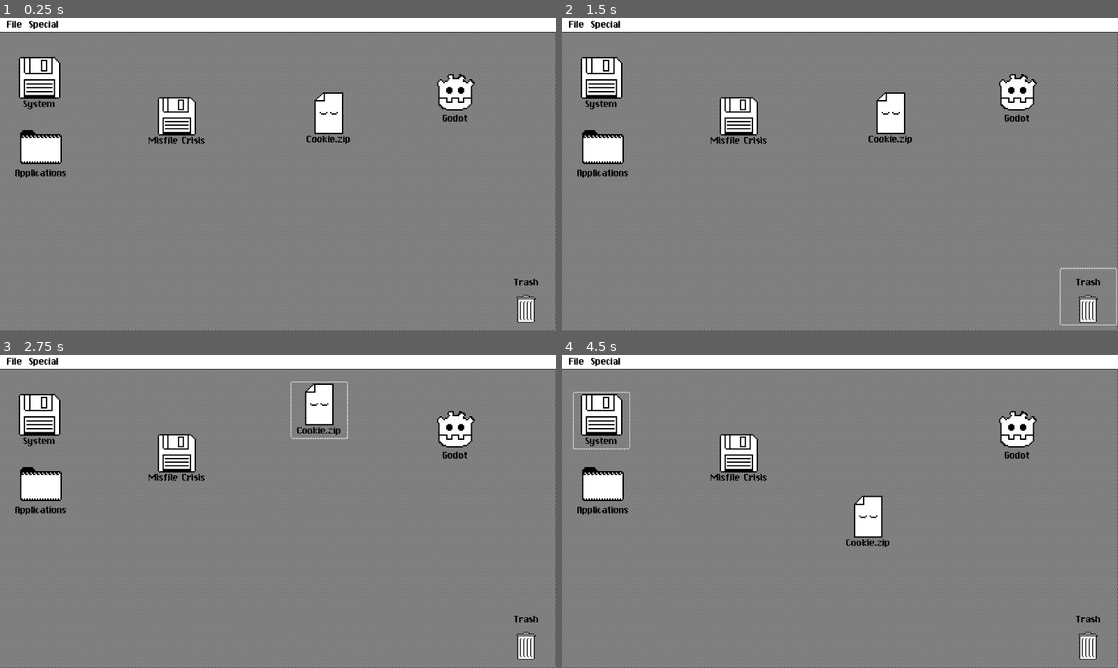
Above: before the commit, frames 1-4 (two rows, left to right).
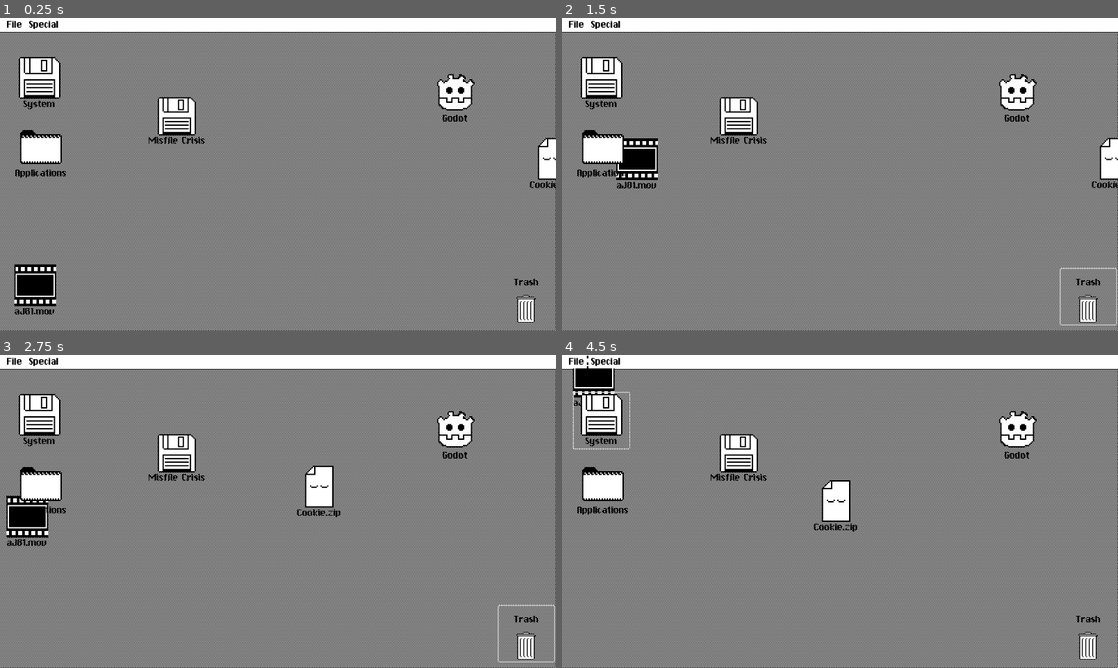
Above: after the commit, the same moments.

Repository: ee0pdt/gwj-78-erase
Game: Godot game, scene res://level/os1.tscn
Two runs of this game, one before a commit and one after it. Both use one fixed random seed, a clock stepped at 60 frames per second and the inputs below. This scene is started directly instead of the project's main scene. The engine's default icon, where the game draws it, is replaced by a stand-in: a white triangle on a blue panel in a dark square.
Inputs (mouse positions are in pixels of both pictures, inside the frame that each line leads up to):
- Up to frame 1 (0.25 s): no input
- Up to frame 2 (1.5 s): click (595, 290) at 0.5 s, where only the run after the commit has a clickable "aJ81.mov"; click "Trash" at 1.25 s
- Up to frame 3 (2.75 s): click "Cookie.zip" at 2 s
- Up to frame 4 (4.5 s): click "Godot" at 2.75 s; click "Misfile Crisis" at 3.5 s; click "System" at 4.25 s

The runs differ from the first frame. In frame 1, 2.2% of the frame differs, in the area x 2-100%, y 23-95%; in frame 2, 2.1%; in frame 3, 2.5%, in the area x 1-100%, y 8-99%; in frame 4, 2.0%.

Commit message:
Better installer

Diff:
--- a/level/os1.tscn
+++ b/level/os1.tscn
@@ -15,14 +15,15 @@
 [ext_resource type="Script" uid="uid://0mcjqa8ciue7" path="res://level/states/asleep.gd" id="9_8yfpd"]
 [ext_resource type="Texture2D" uid="uid://dmodkmrjwuepq" path="res://assets/images/os1/Godot.png" id="9_ijmkn"]
 [ext_resource type="PackedScene" uid="uid://jr15xa6g2paw" path="res://menu_bar/menu_bar.tscn" id="9_jb3nm"]
+[ext_resource type="Texture2D" uid="uid://5l2mhrbbq17" path="res://assets/images/os1/Film.png" id="10_ff102"]
 [ext_resource type="Texture2D" uid="uid://ddh5nl5sdg2oi" path="res://assets/images/os1/Folder.png" id="11_0i82s"]
 [ext_resource type="PackedScene" uid="uid://b27g4gvam75qu" path="res://file_system_items/installer/installer.tscn" id="12_k80li"]
-[ext_resource type="Texture2D" uid="uid://b7a1lsvohedn6" path="res://assets/images/InstallerOS1@0.25x.png" id="13_f1j2c"]
 [ext_resource type="AudioStream" uid="uid://pvya3ndgshk5" path="res://assets/audio/music/music_lofi_loop.ogg" id="14_1b1c6"]
 [ext_resource type="AudioStream" uid="uid://dy6lng8qxlkt7" path="res://assets/audio/sfx/sfx_emptyTrash_lofi.wav" id="14_ksk6k"]
 [ext_resource type="Texture2D" uid="uid://bntwmphhc0ty3" path="res://assets/images/os1/DocAsleep.png" id="14_sjly8"]
 [ext_resource type="Texture2D" uid="uid://jj7byq0o2f4d" path="res://assets/images/os1/Disk.png" id="15_0pr33"]
 [ext_resource type="AudioStream" uid="uid://caesi6x3j5l2" path="res://assets/audio/sfx/sfx_throwaway_lofi.wav" id="15_3bxrh"]
+[ext_resource type="Texture2D" uid="uid://b6n405pem5m6s" path="res://assets/images/os1/Install.png" id="15_ff102"]
 [ext_resource type="Texture2D" uid="uid://bykeujamftl7x" path="res://assets/images/os1/Calculator.png" id="16_vv70r"]
 [ext_resource type="AudioStream" uid="uid://cfseyacgyg6np" path="res://assets/audio/sfx/click/sfx_click1.wav" id="17_2cq1c"]
 [ext_resource type="Texture2D" uid="uid://djkaqc5gx5jh6" path="res://assets/images/os1/Paint.png" id="17_ijmkn"]
@@ -102,10 +103,10 @@
 
 [node name="Cookie" parent="Desktop" instance=ExtResource("4_7hnyc")]
 layout_mode = 0
-offset_left = 694.0
-offset_top = 169.0
-offset_right = 822.0
-offset_bottom = 297.0
+offset_left = 1208.0
+offset_top = 274.0
+offset_right = 1336.0
+offset_bottom = 402.0
 text = "Cookie.zip"
 icon = ExtResource("14_sjly8")
 file_contents = "Cookie cookie cookie"
@@ -121,6 +122,18 @@
 icon = ExtResource("9_ijmkn")
 vertical_icon_alignment = 0
 file_size = 4.2
+
+[node name="GodotApplication2" parent="Desktop" instance=ExtResource("5_euys8")]
+layout_mode = 0
+offset_left = 18.0
+offset_top = 565.0
+offset_right = 146.0
+offset_bottom = 693.0
+text = "aJ81.mov"
+icon = ExtResource("10_ff102")
+vertical_icon_alignment = 0
+file_size = 8.2
+infected = true
 
 [node name="MisfileCrisisFolder" parent="Desktop" instance=ExtResource("8_euys8")]
 layout_mode = 0
@@ -147,7 +160,7 @@
 offset_right = 280.0
 offset_bottom = 174.0
 text = "Install Misfile Crisis"
-icon = ExtResource("13_f1j2c")
+icon = ExtResource("15_ff102")
 autowrap_mode = 2
 vertical_icon_alignment = 0
 
Binary file added: assets/images/os1/Install.png
Not shown, added: assets/images/os1/Install.png.import
Not shown: 1 places in level/os1.tscn that only renumber resources
